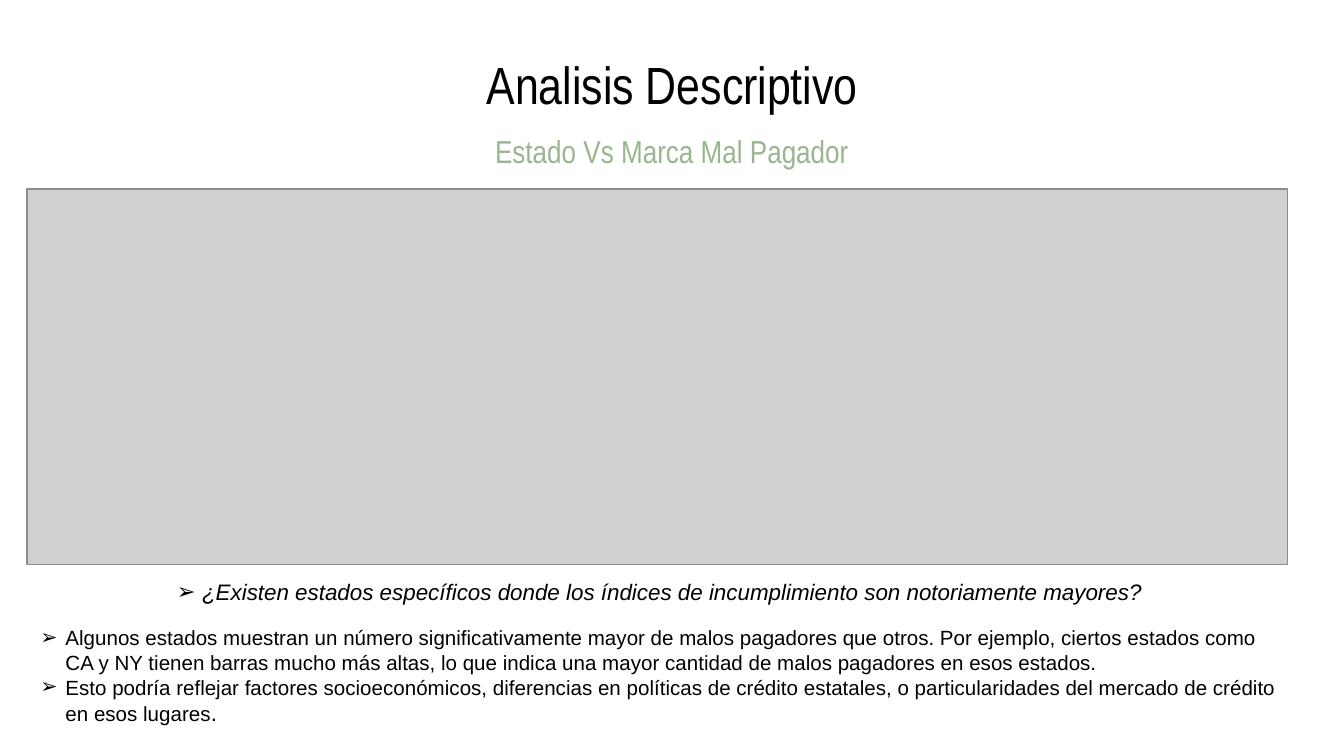
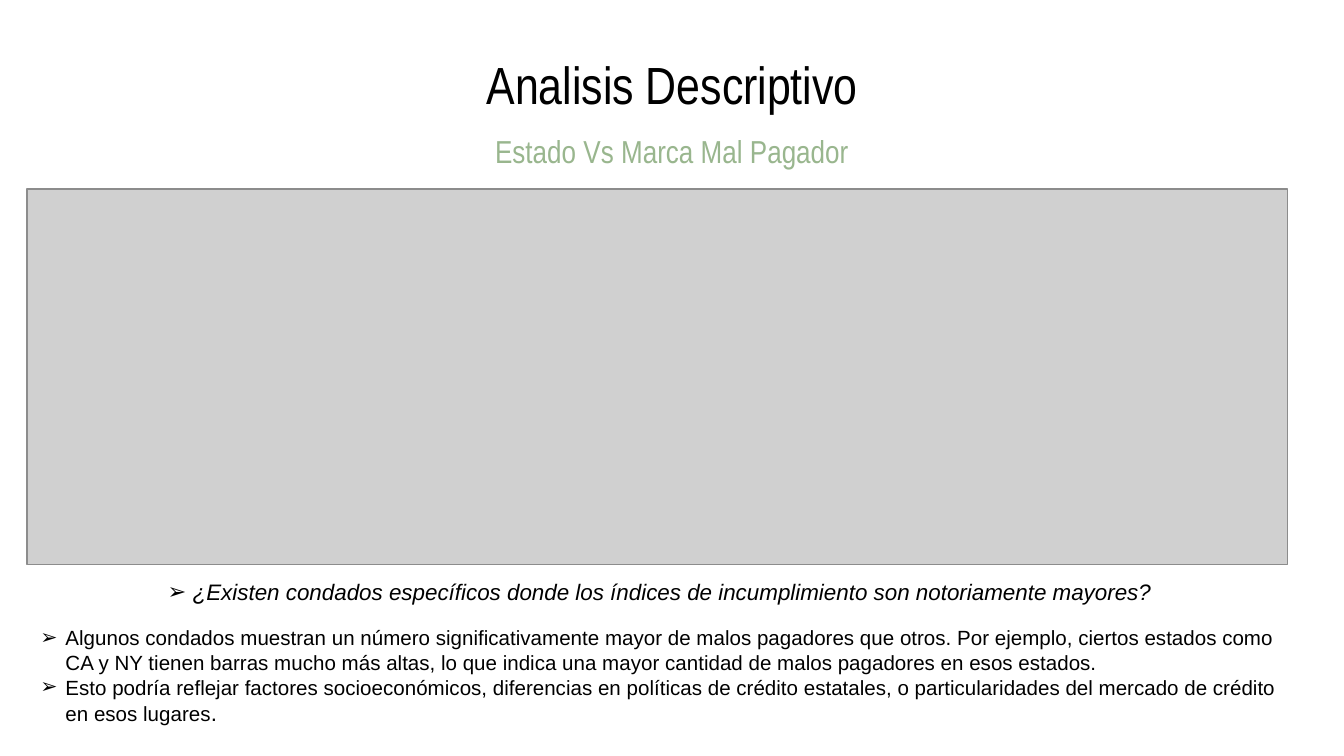
Before and after one commit to vrobles/Proyecto_Grupo3, a slide deck: slide 14 of CREDITOS OTORGADOS - PRODUBANCO 3.pptx (slide 12 before the commit). Drawn at 1344x756 pixels with LibreOffice and Linux fonts; fonts in the diff are those of the drawing; grey boxes stand for pictures. Boxes give left, top, right and bottom in pixels: in the first picture for what was removed or moved away, otherwise in the second. Text is boxed around its words. In the diff, an @@ line names an element or a change of style, - is before the commit and + after.

```diff
--- a/CREDITOS OTORGADOS - PRODUBANCO 3.pptx
+++ b/CREDITOS OTORGADOS - PRODUBANCO 3.pptx
@@ text at [65, 583, 1272, 675]: text changed @@
-➢ ¿Existen estados específicos donde los índices de incumplimiento son notoriamente mayores?
-➢ Algunos estados muestran un número significativamente mayor de malos pagadores que otros. Por ejemplo, ciertos estados como CA y NY tienen barras mucho más altas, lo que indica una mayor cantidad de malos pagadores en esos estados.
+➢ ¿Existen condados específicos donde los índices de incumplimiento son notoriamente mayores?
+➢ Algunos condados muestran un número significativamente mayor de malos pagadores que otros. Por ejemplo, ciertos estados como CA y NY tienen barras mucho más altas, lo que indica una mayor cantidad de malos pagadores en esos estados.
```
Also in this commit, not shown: 9 other slides changed, 2 slides added.
